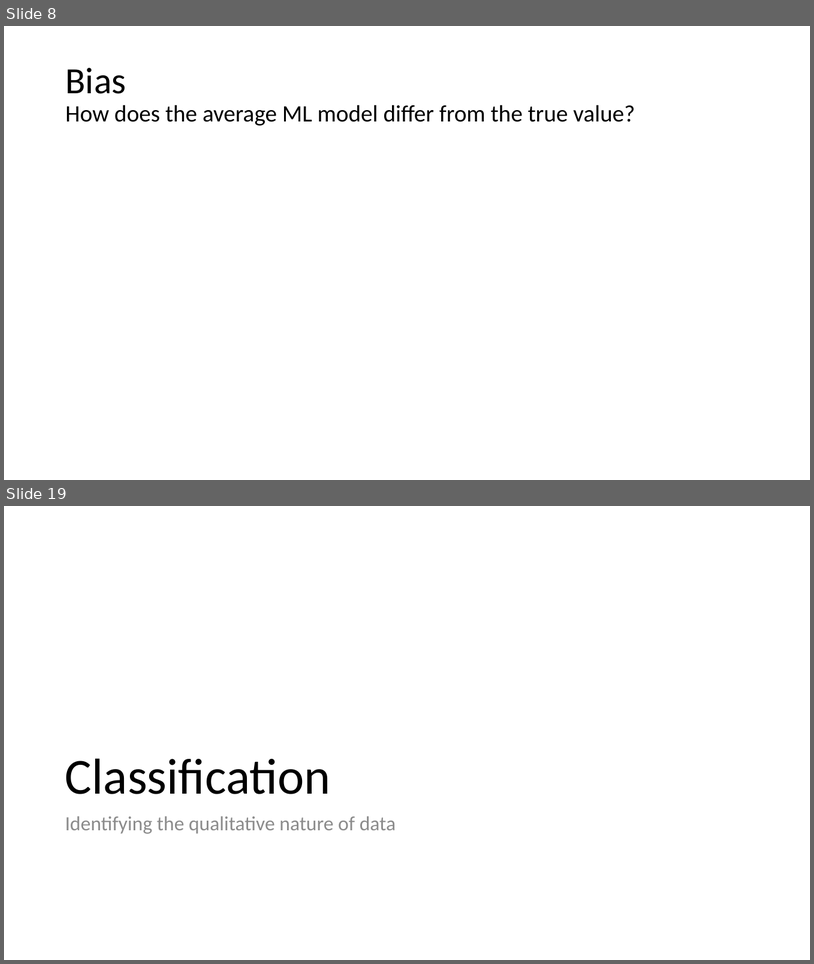
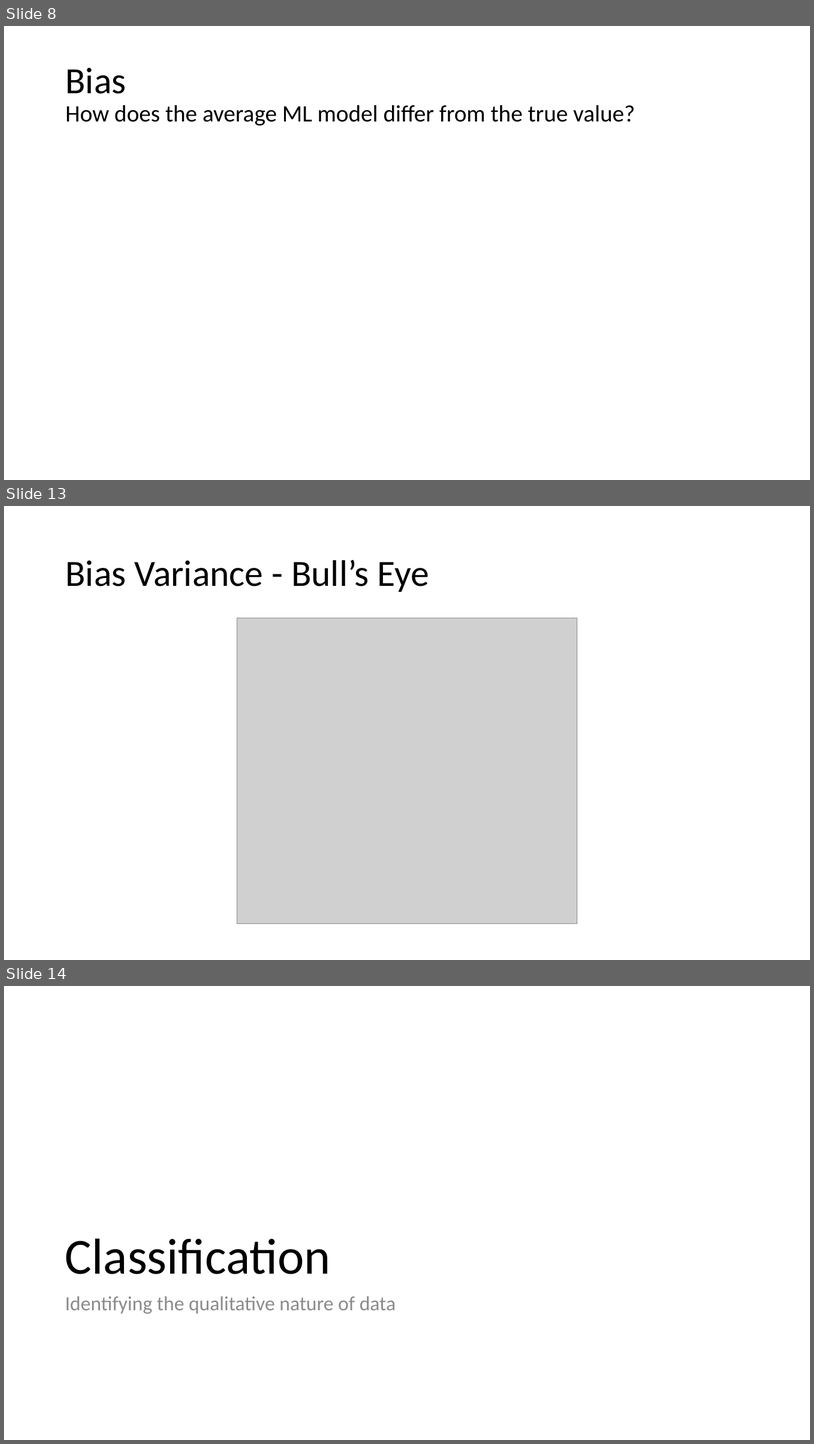
Before and after one commit to meenakshsundaram/AIML, a slide deck: DecisionTrees/DecisionTrees.pptx. Shown one above the other, each under a label of ours: slides 8 and 19 before the commit, slides 8, 13 and 14 after it; the slides between them are not shown. The pictures are 814x964 and 814x1444 pixels, drawn with LibreOffice and Linux fonts; fonts in the diff are those of the drawing; grey boxes stand for pictures. Boxes give left, top, right and bottom in pixels: in the first picture for what was removed or moved away, otherwise in the second. Text is boxed around its words. In the diff, an @@ line names an element or a change of style, - is before the commit and + after.

Commit message:
Variance for classification and bias variance curves for diabetes data

```diff
--- a/DecisionTrees/DecisionTrees.pptx
+++ b/DecisionTrees/DecisionTrees.pptx
@@ slide 13 added at bbox=[4, 506, 810, 960], background #FFFFFF @@
@@ title added at bbox=[65, 560, 429, 592], 44 pt, text #000000 @@
+Bias Variance - Bull’s Eye
@@ picture added at bbox=[237, 618, 578, 924] @@
@@ what was slide 19 is now slide 14 @@
```
Also in this commit, not shown: 3 slides changed, 2 other slides added, 3 slides removed, 5 other files.
